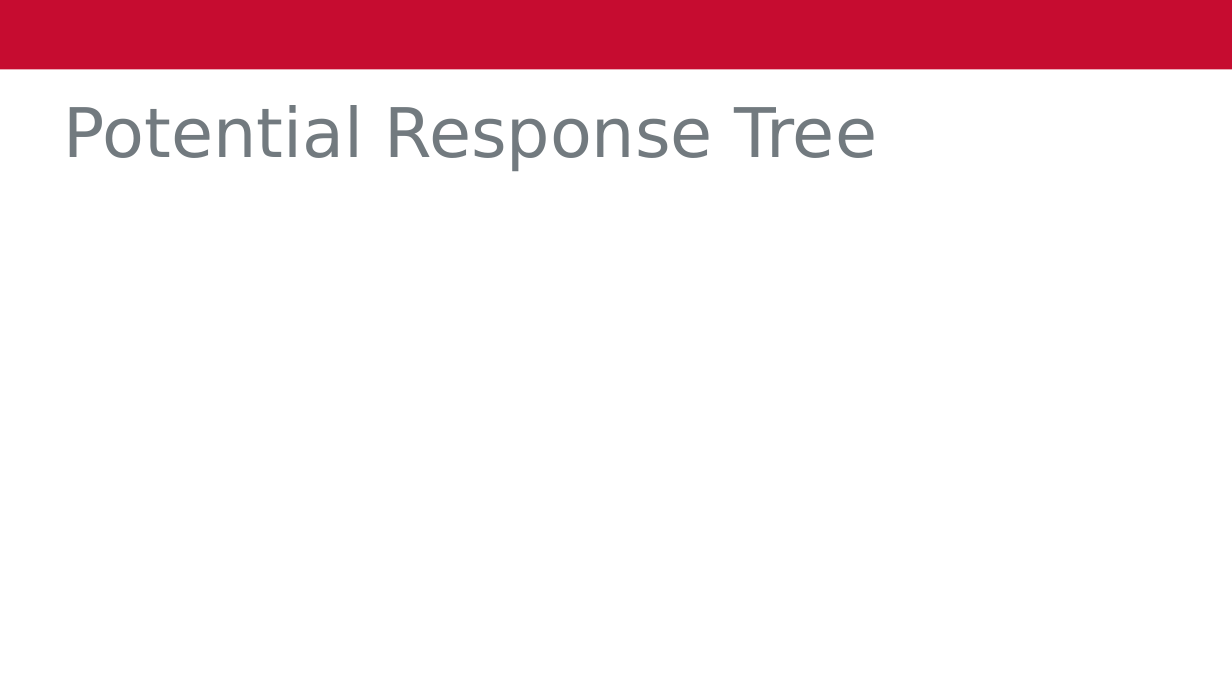
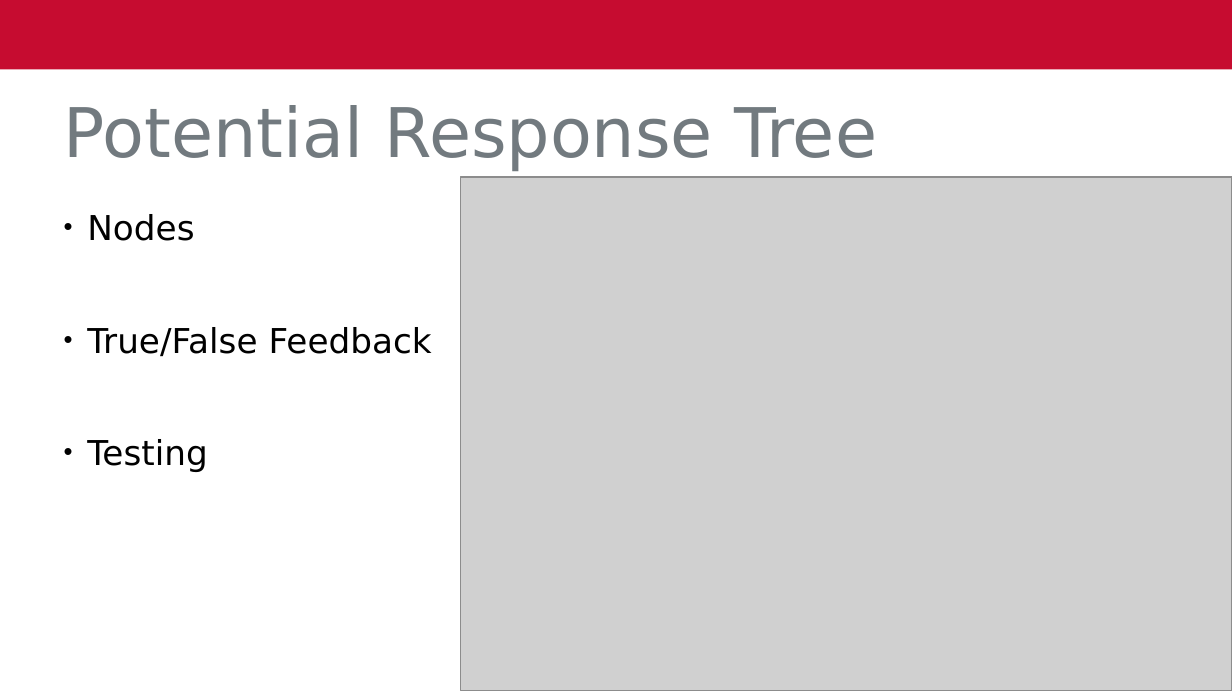
Before and after one commit to Amadurr/STACK_Lecture, a slide deck: slide 4 of STACK Lecture.pptx. Drawn at 1232x693 pixels with LibreOffice and Linux fonts; fonts in the diff are those of the drawing; grey boxes stand for pictures; background and template pictures are left out. Boxes give left, top, right and bottom in pixels: in the first picture for what was removed or moved away, otherwise in the second. Text is boxed around its words. In the diff, an @@ line names an element or a change of style, - is before the commit and + after.

Commit message:
Changes to PP Presentation

```diff
--- a/STACK Lecture.pptx
+++ b/STACK Lecture.pptx
@@ picture added at <box>461,177,1232,691</box> @@
@@ text added at <box>87,214,432,472</box>, 20 pt, text #000000 @@
+• Nodes
+• True/False Feedback
+• Testing
```
Also in this commit, not shown: 1 other slide changed, 2 other files.
